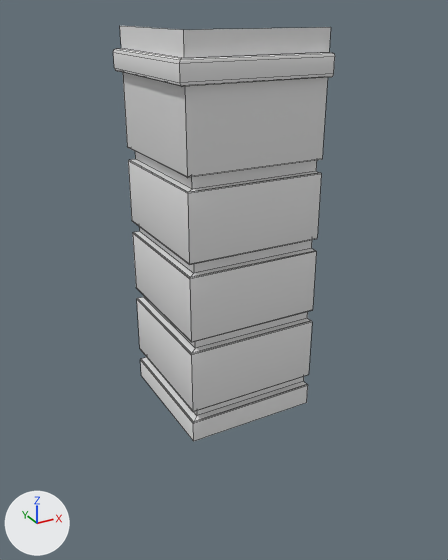
The FBX model TesisDV/Assets/Models/Models/NewHome/Upper_Wall_cornerL.fbx as it was, and as the next commit left it.
Before and after are seen from a 50 mm lens placed at (-16.64, -8.54, 14.27), pointed at (-11.35, 1.09, 9.45). Arrows for +X, +Y and +Z are at lower left; the lights stay in place. Mesh edges are drawn as thin lines. Where no turn or scale is listed for an object, it has been applied to the vertices.

In view in the first picture: 'Upper_Wall_cornerL001'.
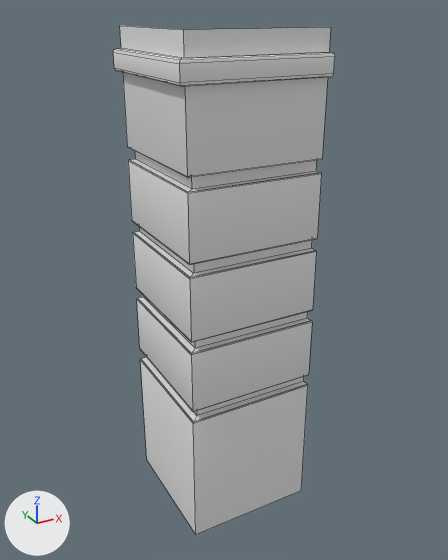
Commit message: Update exteriorWalls

Boxes [x1, y1, x2, y2] around the edits, measured in the pictures (448 x 560 px; the box of a moved part takes in the faces that stretch with it):
'Upper_Wall_cornerL001', reshaped (22% taller)
    before: [113, 26, 335, 441]
    after: [113, 26, 335, 534]
part 1 of me_mesh, moved or reshaped
    before: [141, 361, 308, 441]
    after: [141, 361, 308, 534]

The edits, one by one:
me_mesh has 150 vertices, 82 faces and spans x -0.22..2.48, y -0.22..2.48, z -3.55..3.49.
me_mesh is used by ob_upper_wall_cornerl001; location (-12.58, -0.04, 10.49).
Before the commit, vertices of me_mesh: 0 (2.48, -0.07, -3.55) at pixel (306, 402), 29 (-0.07, -0.07, -3.55) at pixel (193, 441), 69 (-0.07, 2.48, -3.55) at pixel (141, 375).
Part 1, on me_mesh:
Vertices 0, 29, 69 of me_mesh move by (0.0, 0.0, -2.28).
